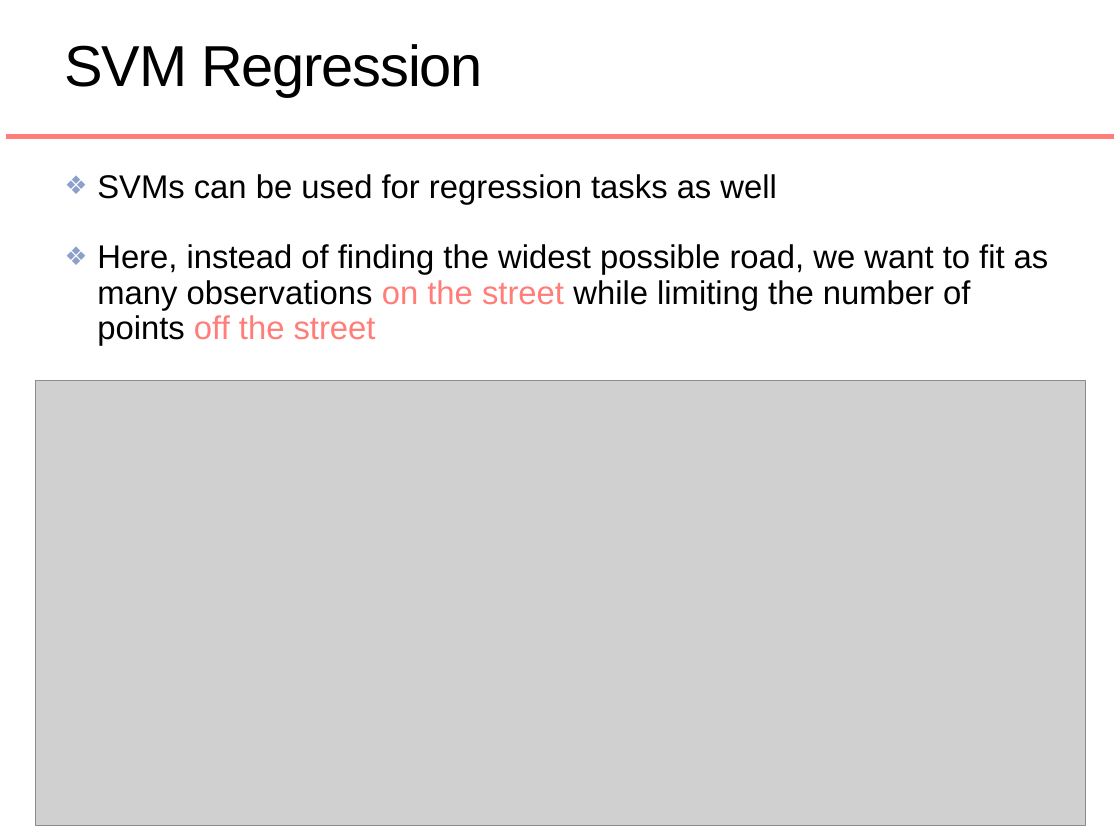
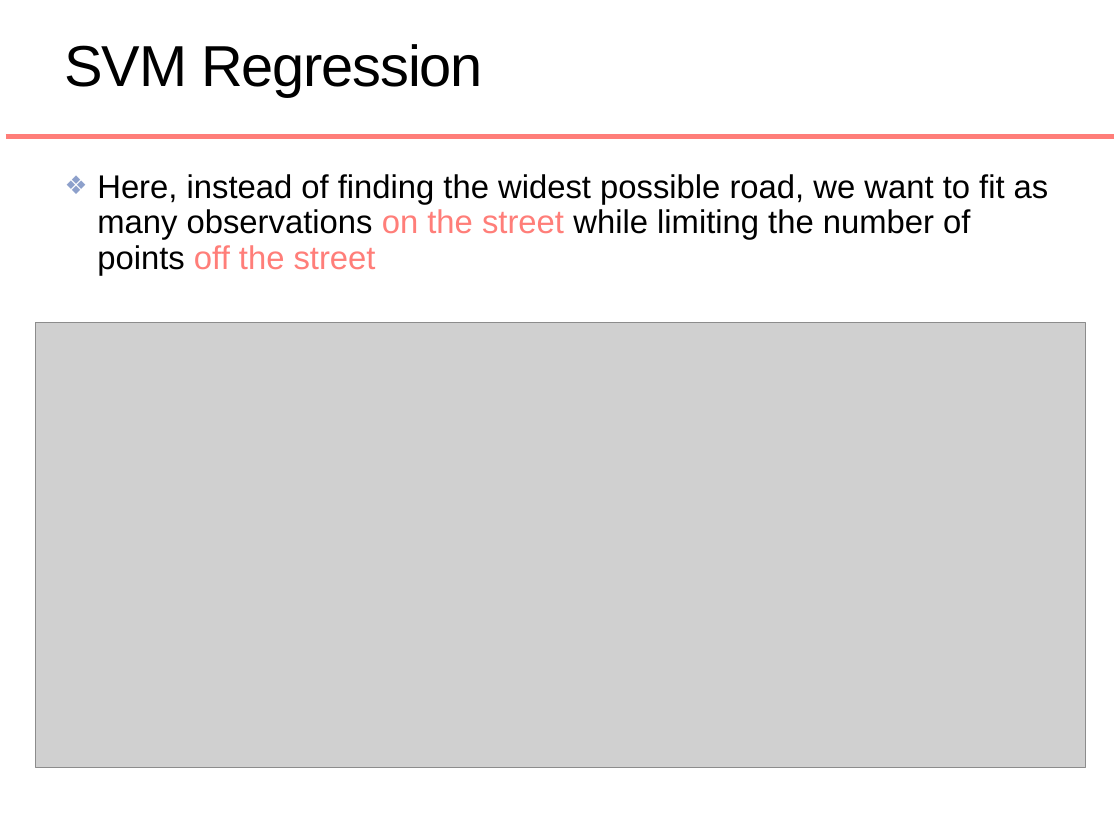
Before and after one commit to rhodes-byu/stat-486, a slide deck: slide 51 of slides/10-svm.pptx (slide 48 before the commit). Drawn at 1120x840 pixels with LibreOffice and Linux fonts; fonts in the diff are those of the drawing; grey boxes stand for pictures. Boxes give left, top, right and bottom in pixels: in the first picture for what was removed or moved away, otherwise in the second. Text is boxed around its words. In the diff, an @@ line names an element or a change of style, - is before the commit and + after.

```diff
--- a/slides/10-svm.pptx
+++ b/slides/10-svm.pptx
@@ text at [97,174,776,205]: paragraph removed @@
-❖ SVMs can be used for regression tasks as well
@@ picture: place and size @@
-picture at [35,380,1085,825]
+picture at [35,322,1085,767]
```
Also in this commit, not shown: 2 other slides changed, 3 slides added, 1 other file.
